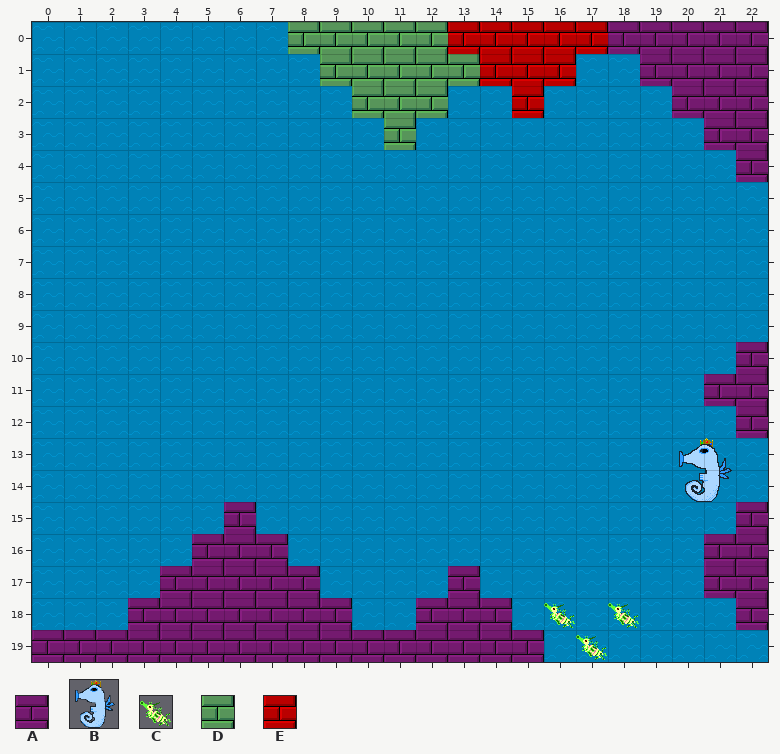
A Tiled map gets an edit: rock-hero/dev-resources/map-boss3.tmx. Above: the version before the commit.
Cells are 32x32 px. Shown: x 0..22, y 0..19.
Key: from "bricks-purple2": A 0; from "cavalo_marinho_boss-3_64x64_6f": B 0; from "dragao_marinho_6fps": C 0; from "green-bricks": D 0; from "red-bricks": E 0.
_ is an empty cell.
Objects are placed by their top-left corner, in cells (3,4 is the top-left corner of cell 3,4); size is 1x1 cell unless given.
Layers that did not change in this view are not listed.
Layer "solids" before, first column x 0:
 0 ________DDDDDEEEEEAAAAA
 1 _________DDDDDEEE__AAAA
 2 __________DDD__E____AAA
 3 ___________D_________AA
 4 ______________________A
 5 _______________________
 6 _______________________
 7 _______________________
 8 _______________________
 9 _______________________
10 ______________________A
11 _____________________AA
12 ______________________A
13 _______________________
14 _______________________
15 ______A_______________A
16 _____AAA_____________AA
17 ____AAAAA____A_______AA
18 ___AAAAAAA__AAA_______A
19 AAAAAAAAAAAAAAAA_______
Objects on layer "objects" before:
B at 20,13 size 2x2
C at 16,18
C at 18,18
C at 17,19
Once edited:
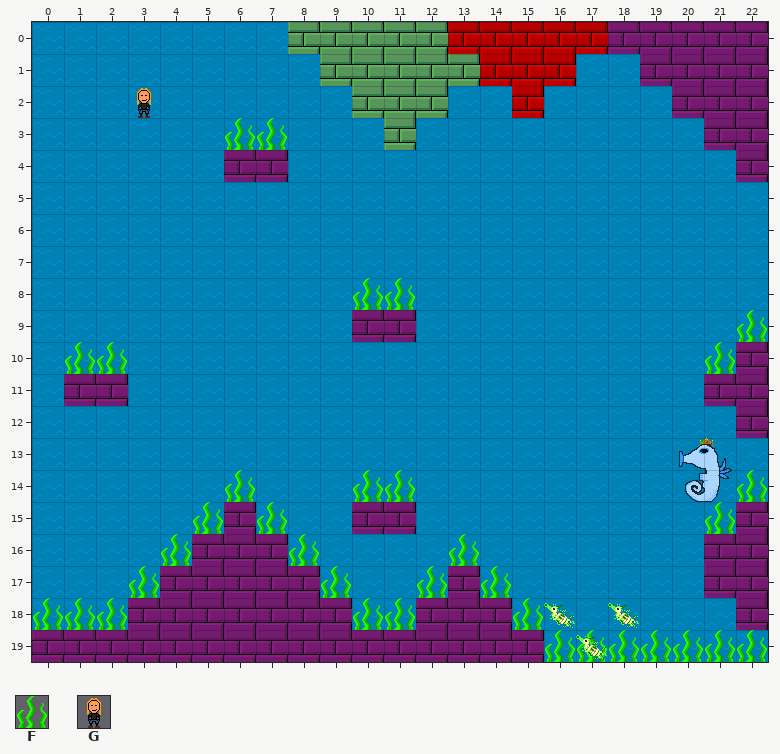
Further tiles: from "fg_dec_ocean_random_frame": F 0; from "still-hero (2)": G 0.
Difference:
{"where": "layer \"bg_decoration\""}
{"y":3,"x":6,"old":"__","new":"FF"}
{"y":8,"x":10,"old":"__","new":"FF"}
{"y":9,"x":22,"old":"_","new":"F"}
{"y":10,"x":1,"old":"__","new":"FF"}
{"y":10,"x":21,"old":"_","new":"F"}
{"y":14,"x":6,"old":"_","new":"F"}
{"y":14,"x":10,"old":"__","new":"FF"}
{"y":14,"x":22,"old":"_","new":"F"}
{"y":15,"x":5,"old":"_","new":"F"}
{"y":15,"x":7,"old":"_","new":"F"}
{"y":15,"x":21,"old":"_","new":"F"}
{"y":16,"x":4,"old":"_","new":"F"}
{"y":16,"x":8,"old":"_","new":"F"}
{"y":16,"x":13,"old":"_","new":"F"}
{"y":17,"x":3,"old":"_","new":"F"}
{"y":17,"x":9,"old":"_","new":"F"}
{"y":17,"x":12,"old":"_","new":"F"}
{"y":17,"x":14,"old":"_","new":"F"}
{"y":18,"x":0,"old":"___","new":"FFF"}
{"y":18,"x":10,"old":"__","new":"FF"}
{"y":18,"x":15,"old":"_","new":"F"}
{"y":19,"x":16,"old":"_______","new":"FFFFFFF"}
{"where": "layer \"solids\""}
{"y":4,"x":6,"old":"__","new":"AA"}
{"y":9,"x":10,"old":"__","new":"AA"}
{"y":11,"x":1,"old":"__","new":"AA"}
{"y":15,"x":10,"old":"__","new":"AA"}
{"where": "layer \"objects\""}
{"now": "G at 3,2"}
{"label":"added","picture_box":[137,88,151,118]}
{"label":"added","picture_box":[224,118,288,182]}
{"label":"added","picture_box":[352,278,416,342]}
{"label":"added","picture_box":[705,310,767,374]}
{"label":"added","picture_box":[64,342,128,406]}
{"label":"added","picture_box":[33,470,767,662]}
